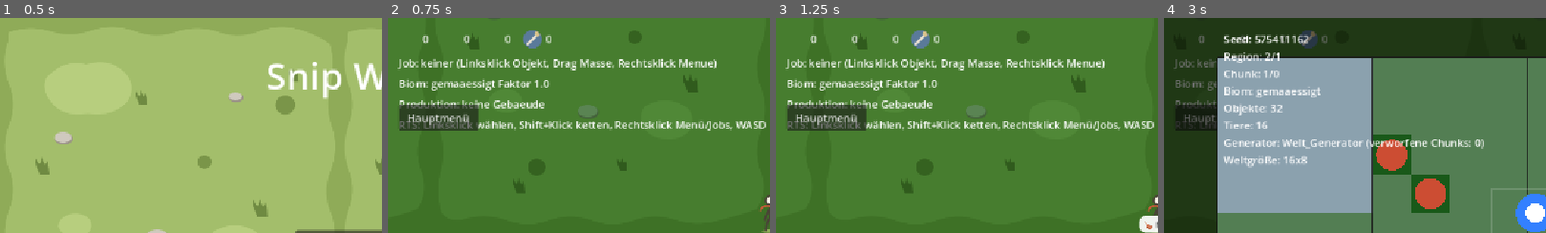
Above: before the commit, frames 1-4 (left to right).
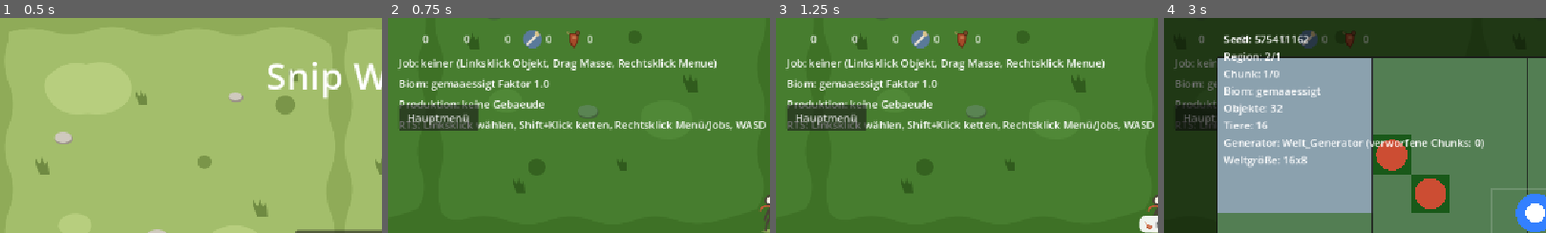
Above: after the commit, the same moments.

Repository: vannon091118/snip-warfare
Game: Godot game, scene res://ui/scenes/hauptmenue.tscn
Same seed, same stepped clock (60 frames per second), same inputs: the game is played once before the commit and once after it.
Inputs (mouse positions are % of the whole screen's width and height, from its top left):
- Up to frame 1 (0.5 s): no input
- Up to frame 2 (0.75 s): click "Start" at 0.5 s
- Up to frame 3 (1.25 s): no input
- Up to frame 4 (3 s): click "Hauptmenü" at 1.25 s; click "Start" at 2 s; tap Enter at 2.75 s; move the mouse to (72, 45) at 2.77 s; hold Right (ui_right) from 2.78 s (still down); tap M at 2.85 s; click (72, 45) at 2.92 s
The pictures show only the part of the screen within x 0-50%, y 0-50%; the shares and areas given below are measured in that part.

Frame 1 is identical in both runs. In frame 2, 0.2% of the frame differs, in the area x 46-54%, y 5-15%; in frame 3, 0.2%; in frame 4, 0.2%.

Commit message:
1. Du wolltest, dass die Lösung wirklich konfigurationsgetrieben ist und ein neues Gebäude ohne Änderung an der Produktionsmaschine eingebunden werden kann, und Shinon hat mit der Räucherei den zweiten Beweis durch denselben Datenpool und dieselbe Registry geführt. 2. Die Gebäude-Konfiguration in gebaeude.json führt jetzt die Räucherei mit eigenen Baukosten, eigener Bauzeit und eigenem Rezept, das drei Fleisch und zwei Holz in neunhundert Ticks zu einem Räucherfleisch verwandelt. 3. Die Ressourcen-Konfiguration in ressourcen.json führt die neue Ausgangsressource Räucherfleisch mit eigener Farbe, und die beiden neuen Bilddateien in raeucherei.svg und ressource_raeuchelfleisch.svg stellen Gebäude und Ressource sichtbar dar. 4. Der Element-Katalog in element_katalog.json registriert die Räucherei als Gebäude mit ihrer Textur, und die Steuerung in steuerung.json öffnet die neue Bau-Aktion im Kontextmenü mit Icon und Werkzeug-Platzhalter im Tooltip. 5. Der Lauf-Beweis in lauf_pruefung_welt.gd führt die Räucherei durch dieselbe Bau- und Produktionsmaschine wie die Werkstatt und bestätigt, dass die Maschinen keinerlei Code-Eingriff für die zweite Kette brauchen. 6. Die Architektur in Architektur.md beschreibt jetzt die Produktionsökonomie mit Datenbesitzern, Maschinen, Koordination und beiden aktiven Ketten als eingefrorene Baseline. 7. Übrig bleibt der sichtbare Spielbeweis mit HUD, Kostenfluss und Speicher-Rundlauf, der im laufenden Godot-Spiel stattfindet.

Diff:
--- a/game/data/ressourcen.json
+++ b/game/data/ressourcen.json
@@ -18,5 +18,10 @@
     "name": "Werkzeug",
     "icon_pfad": "res://world/assets/ui/ressource_werkzeug.svg",
     "farbe": "#5A7A9A"
+  },
+  "raeuchelfleisch": {
+    "name": "Räucherfleisch",
+    "icon_pfad": "res://world/assets/ui/ressource_raeuchelfleisch.svg",
+    "farbe": "#A64B2A"
   }
 }
--- a/game/data/steuerung.json
+++ b/game/data/steuerung.json
@@ -46,6 +46,15 @@
         "werkzeug": "keines",
         "logik_id": "bauen",
         "gebaeude_id": "werkstatt"
+      },
+      {
+        "id": "bauen_raeucherei",
+        "label": "Bauen: Räucherei",
+        "icon_pfad": "res://world/assets/terrain/raeucherei.svg",
+        "tooltip": "Kostet 20 Holz und 12 Stein, raeuchert 3 Fleisch und 2 Holz zu Räucherfleisch, Werkzeug {werkzeug} wird nicht benoetigt",
+        "werkzeug": "keines",
+        "logik_id": "bauen",
+        "gebaeude_id": "raeucherei"
       }
     ]
   },
--- a/tools/lauf_pruefung_welt.gd
+++ b/tools/lauf_pruefung_welt.gd
@@ -154,7 +154,39 @@
 		fehler += 1
 	else:
 		print("OK: Wiederholbare Produktion beginnt neuen Zyklus und wartet auf Eingang")
-	# 10) Manager-Kette: Kosten fließen wirklich, Gebäude entsteht im Modell.
+	# 10) Zweite Kette: Räucherei kommt rein über Datenpool + Registry, keine
+	#     Maschinenänderung; dieselbe Produktionsmaschine verarbeitet sie.
+	var raeucherei: Gebaeude_Definition = null
+	if not gebaeude_reg.hat_gebaeude("raeucherei"):
+		print("FEHLER: Räucherei fehlt in der Gebäude-Definition")
+		fehler += 1
+	else:
+		raeucherei = gebaeude_reg.definition_fuer("raeucherei")
+		print("OK: Räucherei über Datenpool in der Registry (Kosten %d Holz, %d Stein, Dauer %d)" % [
+			int(raeucherei.baukosten_paare()[0]["menge"]), int(raeucherei.baukosten_paare()[1]["menge"]), raeucherei.dauer_ticks])
+	var r_prod := prod_maschine.starten(prod_maschine.neuer_zustand())
+	r_prod = prod_maschine.tick(r_prod, raeucherei, false, true)
+	if int(r_prod.get("phase", -1)) != Gebaeude_ProduktionsMaschine.Phase.WARTET_EINGANG:
+		print("FEHLER: Räucherei-Produktion wartet nicht ohne Eingang")
+		fehler += 1
+	r_prod = prod_maschine.tick(r_prod, raeucherei, true, true)
+	if str(r_prod.get("aktion", "")) != "input_ziehen":
+		print("FEHLER: Räucherei zieht keine Eingänge")
+		fehler += 1
+	for i in range(raeucherei.dauer_ticks):
+		r_prod = prod_maschine.tick(r_prod, raeucherei, true, true)
+	if str(r_prod.get("aktion", "")) != "output_legen":
+		print("FEHLER: Räucherei legt keine Ausgänge ab")
+		fehler += 1
+	else:
+		print("OK: Dieselbe Produktionsmaschine verarbeitet die Räucherei ohne Code-Eingriff")
+	var raeucherei_asset := katalog_reg.finde_objekt("raeucherei")
+	if raeucherei_asset == null:
+		print("FEHLER: Räucherei fehlt im Element-Katalog")
+		fehler += 1
+	else:
+		print("OK: Räucherei im Element-Katalog mit Asset auflösbar")
+	# 11) Manager-Kette: Kosten fließen wirklich, Gebäude entsteht im Modell.
 	var bau_modell := Welt_Model.new()
 	var bau_generator := Welt_Generator.new()
 	bau_generator.welt_erzeugen(bau_modell, 4242, "gemaaessigt")
--- /dev/null
+++ b/world/assets/terrain/raeucherei.svg
@@ -0,0 +1,7 @@
+<svg xmlns="http://www.w3.org/2000/svg" width="32" height="32" viewBox="0 0 32 32">
+  <rect x="4" y="10" width="24" height="18" rx="2" fill="#6E4B2F" stroke="#3E2A18" stroke-width="2"/>
+  <rect x="7" y="13" width="18" height="12" rx="1" fill="#4A3220"/>
+  <rect x="14" y="4" width="4" height="8" fill="#3E2A18"/>
+  <path d="M8 20 q3 -4 5 0 q2 -3 4 0 q2 -4 4 0" fill="none" stroke="#C9C2B0" stroke-width="2"/>
+  <rect x="15" y="24" width="2" height="4" fill="#3E2A18"/>
+</svg>
--- /dev/null
+++ b/world/assets/ui/ressource_raeuchelfleisch.svg
@@ -0,0 +1,7 @@
+<svg xmlns="http://www.w3.org/2000/svg" width="32" height="32" viewBox="0 0 32 32">
+  <path d="M10 8 h12 v6 q0 8 -6 14 q-6 -6 -6 -14 z" fill="#A64B2A" stroke="#6B2E15" stroke-width="2"/>
+  <path d="M10 8 h12" stroke="#6B2E15" stroke-width="2"/>
+  <path d="M13 13 h6" stroke="#D9A06B" stroke-width="2"/>
+  <circle cx="22" cy="7" r="3" fill="#7A4A2B" stroke="#4A2A12" stroke-width="1.5"/>
+  <path d="M6 6 q2 2 4 0" fill="none" stroke="#D9A06B" stroke-width="1.5"/>
+</svg>
--- a/world/data/element_katalog.json
+++ b/world/data/element_katalog.json
@@ -15,5 +15,6 @@
   {"id": "vogelgruppe", "name": "Vogelgruppe", "typ": "bewegt", "kategorie": "Tiere", "textur_pfad": "res://world/assets/tiere/vogelgruppe.svg", "frame_breite": 48, "frame_hoehe": 64},
   {"id": "eisbaer", "name": "Eisbär", "typ": "bewegt", "kategorie": "Tiere", "textur_pfad": "res://world/assets/tiere/eisbaer.svg", "frame_breite": 48, "frame_hoehe": 72, "logik_id": "baer_verfolgen", "modifikator_id": "aggressiv", "faktor": 1.2},
   {"id": "busch", "name": "Busch", "typ": "objekt", "kategorie": "Natur", "textur_pfad": "res://world/assets/terrain/busch.svg", "arbeits_ressource": "holz", "logik_id": "ressource_holz", "modifikator_id": "normal", "faktor": 1.0},
-  {"id": "werkstatt", "name": "Werkstatt", "typ": "objekt", "kategorie": "Gebäude", "textur_pfad": "res://world/assets/terrain/werkstatt.svg"}
+  {"id": "werkstatt", "name": "Werkstatt", "typ": "objekt", "kategorie": "Gebäude", "textur_pfad": "res://world/assets/terrain/werkstatt.svg"},
+  {"id": "raeucherei", "name": "Räucherei", "typ": "objekt", "kategorie": "Gebäude", "textur_pfad": "res://world/assets/terrain/raeucherei.svg"}
 ]
--- a/world/data/gebaeude.json
+++ b/world/data/gebaeude.json
@@ -22,5 +22,29 @@
       "blockiert_ohne_eingang": true,
       "blockiert_ohne_lagerplatz": true
     }
+  },
+  {
+    "id": "raeucherei",
+    "name": "Räucherei",
+    "kategorie": "Produktion",
+    "icon_pfad": "res://world/assets/terrain/raeucherei.svg",
+    "welt_objekt_id": "raeucherei",
+    "baukosten": {"holz": 20, "stein": 12},
+    "bauzeit_ticks": 720,
+    "arbeitskraft": "",
+    "voraussetzungen": [],
+    "produktion": {
+      "inputs": [
+        {"ressource": "fleisch", "menge": 3},
+        {"ressource": "holz", "menge": 2}
+      ],
+      "outputs": [
+        {"ressource": "raeuchelfleisch", "menge": 1}
+      ],
+      "dauer_ticks": 900,
+      "wiederholbar": true,
+      "blockiert_ohne_eingang": true,
+      "blockiert_ohne_lagerplatz": true
+    }
   }
 ]
Not shown, changed: shinon/commit_msg.txt
Not shown, changed: Architektur.md
